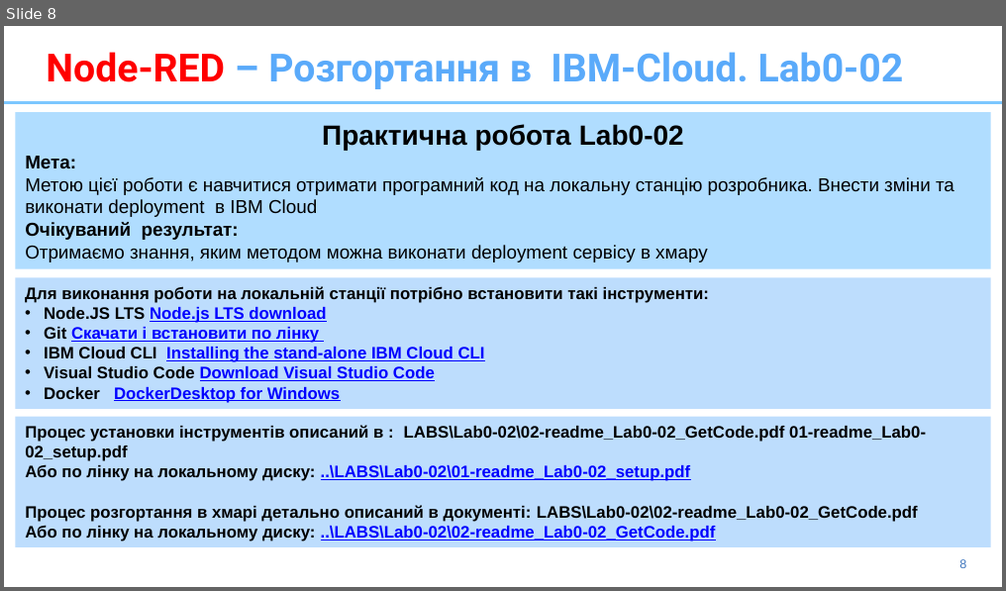
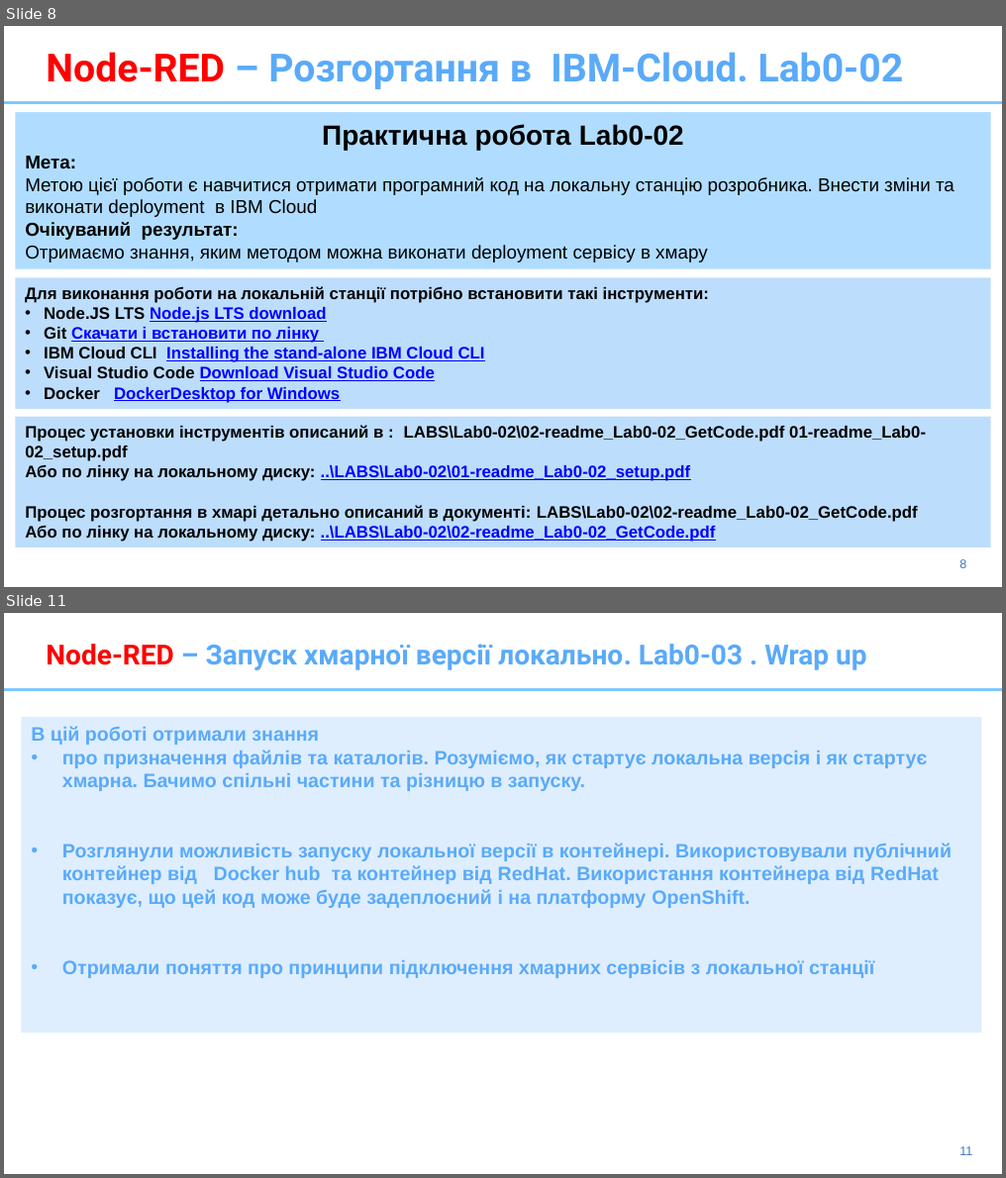
Before and after one commit to pavlo-shcherbukha/IBM-Node-Red-APP2020, a slide deck: presentation/2-Node-Red-2020-DeploymentOnCloud.pptx. Shown one above the other, each under a label of ours: slide 8 before the commit, slides 8 and 11 after it; the slides between them are not shown. The pictures are 1006x591 and 1006x1178 pixels, drawn with LibreOffice and Linux fonts; fonts in the diff are those of the drawing. Boxes give left, top, right and bottom in pixels: in the first picture for what was removed or moved away, otherwise in the second. Text is boxed around its words. In the diff, an @@ line names an element or a change of style, - is before the commit and + after.

```diff
--- a/presentation/2-Node-Red-2020-DeploymentOnCloud.pptx
+++ b/presentation/2-Node-Red-2020-DeploymentOnCloud.pptx
@@ slide 11 added at <box>4,613,1002,1174</box>, background #FFFFFF; not listed: 2 template elements that a slide beside it also shows @@
@@ title added at <box>46,644,866,670</box>, 20 pt, text #5AAAFA, bold @@
+Node-RED – Запуск хмарної версії локально. Lab0-03 . Wrap up
@@ rectangle added at <box>21,717,981,1032</box>, fill #DEEEFE, 14 pt, text #5AAAFA, bold @@
+В цій роботі отримали знання
+• про призначення файлів та каталогів. Розуміємо, як стартує локальна версія і як стартує хмарна. Бачимо спільні частини та різницю в запуску.
+• Розглянули можливість запуску локальної версії в контейнері. Використовували публічний контейнер від Docker hub та контейнер від RedHat. Використання контейнера від RedHat показує, що цей код може буде задеплоєний і на платформу OpenShift.
+• Отримали поняття про принципи підключення хмарних сервісів з локальної станції
```
Also in this commit, not shown: 1 slide changed, 3 other slides added.
